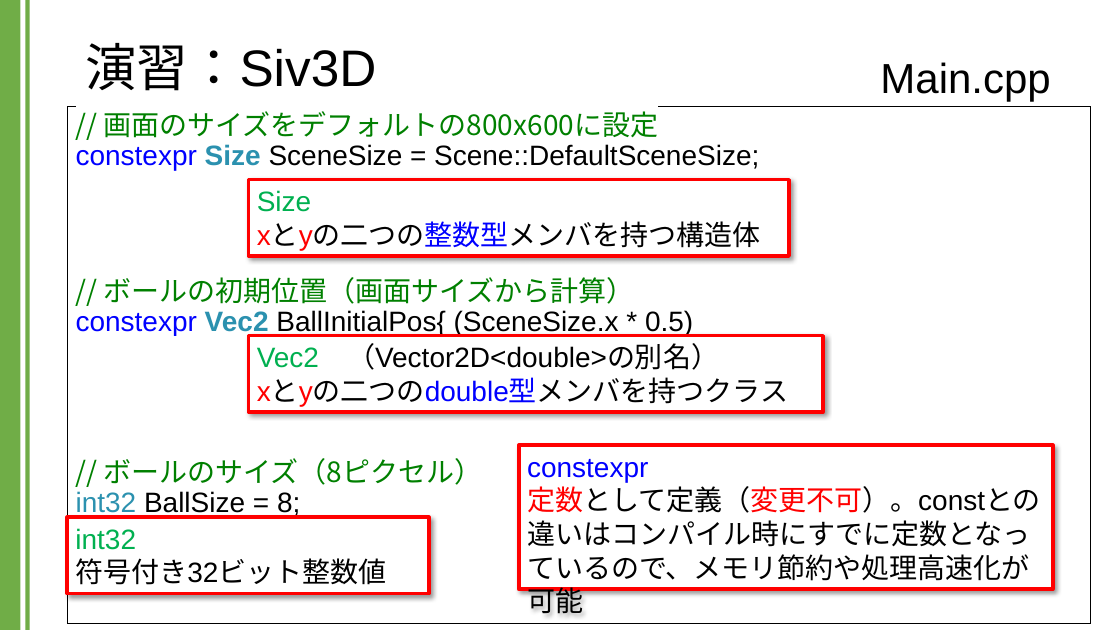
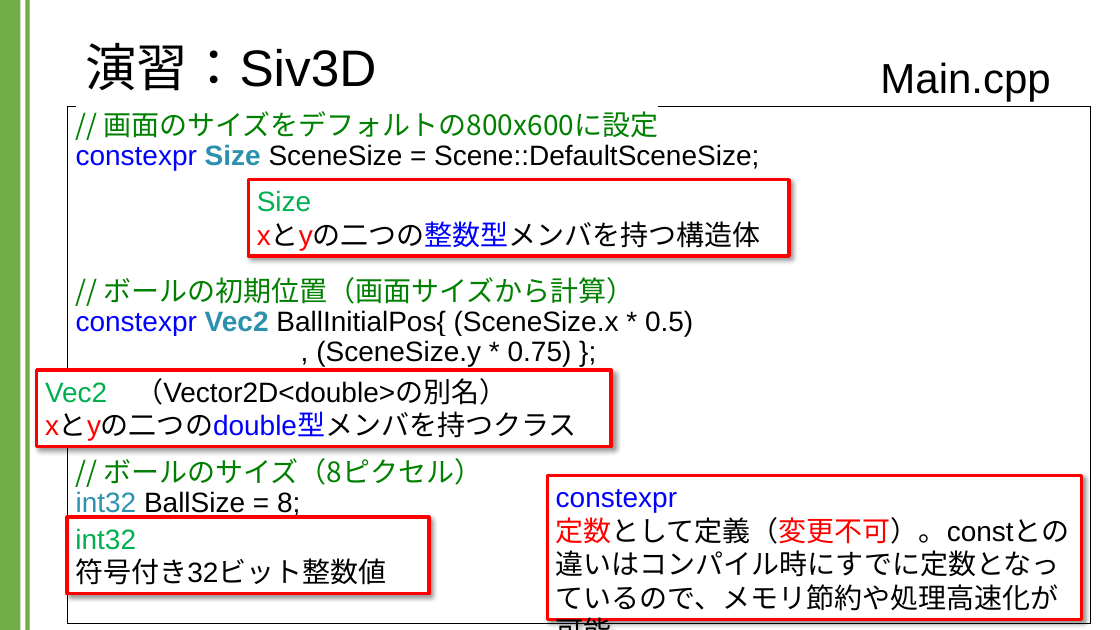
Before and after one commit to kic-murata/cpp2024, a slide deck: slide 28 of 授業資料/演習課題：Siv3D.pptx (slide 26 before the commit). Drawn at 1120x630 pixels with LibreOffice and Linux fonts; fonts in the diff are those of the drawing; background and template pictures are left out. Boxes give left, top, right and bottom in pixels: in the first picture for what was removed or moved away, otherwise in the second. Text is boxed around its words. In the diff, an @@ line names an element or a change of style, - is before the commit and + after.

```diff
--- a/授業資料/演習課題：Siv3D.pptx
+++ b/授業資料/演習課題：Siv3D.pptx
@@ rectangle "Vec2 （Vector2D<double>の別名） xとyの二つのdouble型メンバを持つクラス": place and size @@
-rectangle "Vec2 （Vector2D<double>の別名） xとyの二つのdouble型メンバを持つクラス" at [249,336,823,413]
+rectangle "Vec2 （Vector2D<double>の別名） xとyの二つのdouble型メンバを持つクラス" at [37,371,612,447]
@@ rectangle "constexpr 定数として定義（変更不可）。constとの 違いはコンパイル時にすでに定数となっているので、メモリ節 ...": place and size @@
-rectangle "constexpr 定数として定義（変更不可）。constとの 違いはコンパイル時にすでに定数となっているので、メモリ節 ..." at [519,445,1054,590]
+rectangle "constexpr 定数として定義（変更不可）。constとの 違いはコンパイル時にすでに定数となっているので、メモリ節 ..." at [548,476,1082,620]
```
Also in this commit, not shown: 4 other slides changed, 6 slides added.
